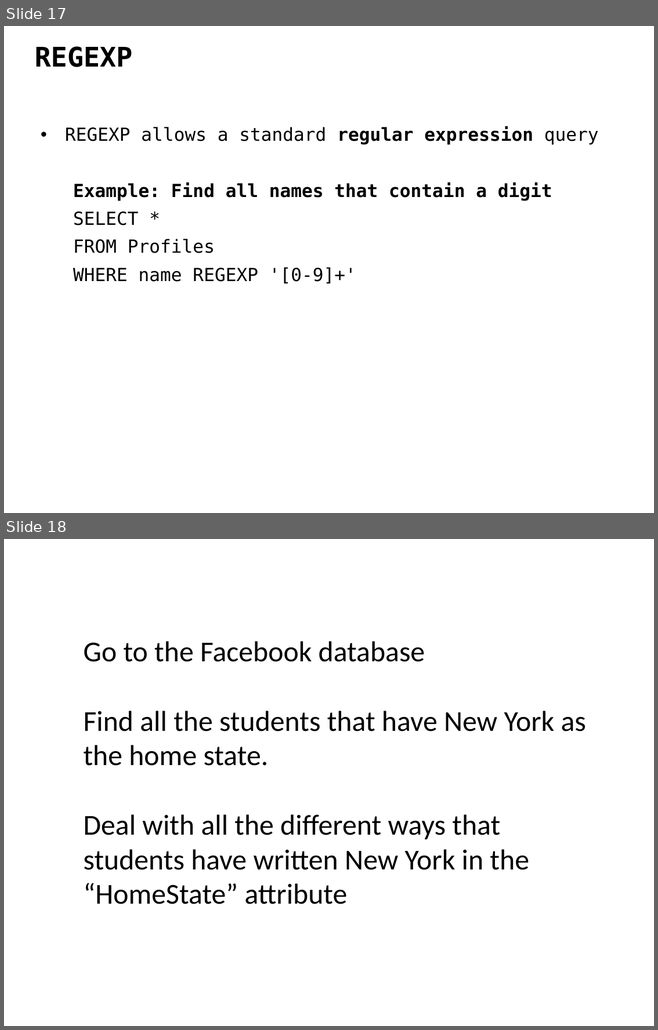
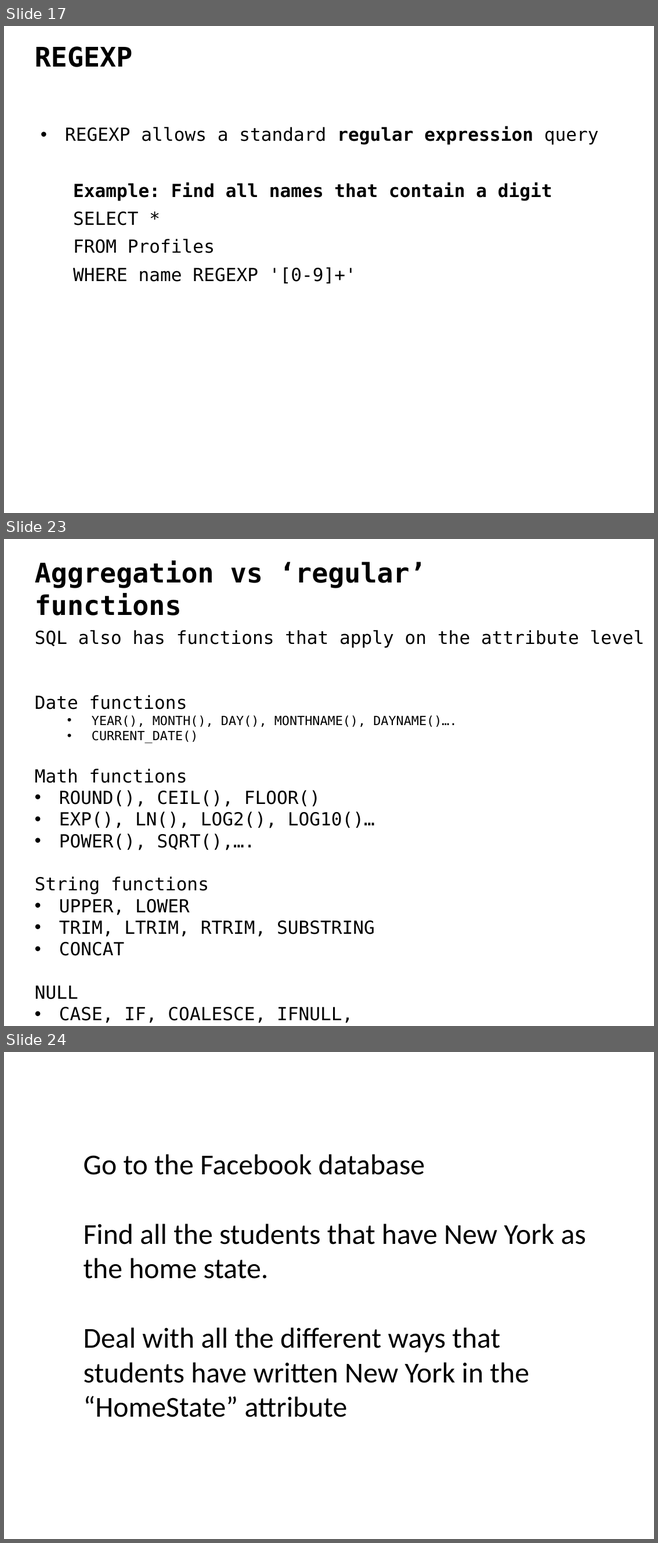
Before and after one commit to ipeirotis/introduction-to-databases, a slide deck: session3/B3-SQL_Filtering.pptx. Shown one above the other, each under a label of ours: slides 17 and 18 before the commit, slides 17, 23 and 24 after it; the slides between them are not shown. The pictures are 658x1030 and 658x1543 pixels, drawn with LibreOffice and Linux fonts; fonts in the diff are those of the drawing. Boxes give left, top, right and bottom in pixels: in the first picture for what was removed or moved away, otherwise in the second. Text is boxed around its words. In the diff, an @@ line names an element or a change of style, - is before the commit and + after.

```diff
--- a/session3/B3-SQL_Filtering.pptx
+++ b/session3/B3-SQL_Filtering.pptx
@@ slide 23 added at box(4, 539, 654, 1026), background #FFFFFF @@
@@ text added at box(35, 560, 426, 616), 30 pt, text #000000, bold @@
+Aggregation vs ‘regular’ functions
@@ text added at box(35, 630, 644, 1023), 20 pt, text #000000 @@
+SQL also has functions that apply on the attribute level
+Date functions
+  • YEAR(), MONTH(), DAY(), MONTHNAME(), DAYNAME()….
+  • CURRENT_DATE()
+Math functions
+• ROUND(), CEIL(), FLOOR()
+• EXP(), LN(), LOG2(), LOG10()…
+• POWER(), SQRT(),….
+String functions
+• UPPER, LOWER
+• TRIM, LTRIM, RTRIM, SUBSTRING
+• CONCAT
+NULL
+• CASE, IF, COALESCE, IFNULL,
@@ what was slide 18 is now slide 24 @@
```
Also in this commit, not shown: 5 other slides added.
